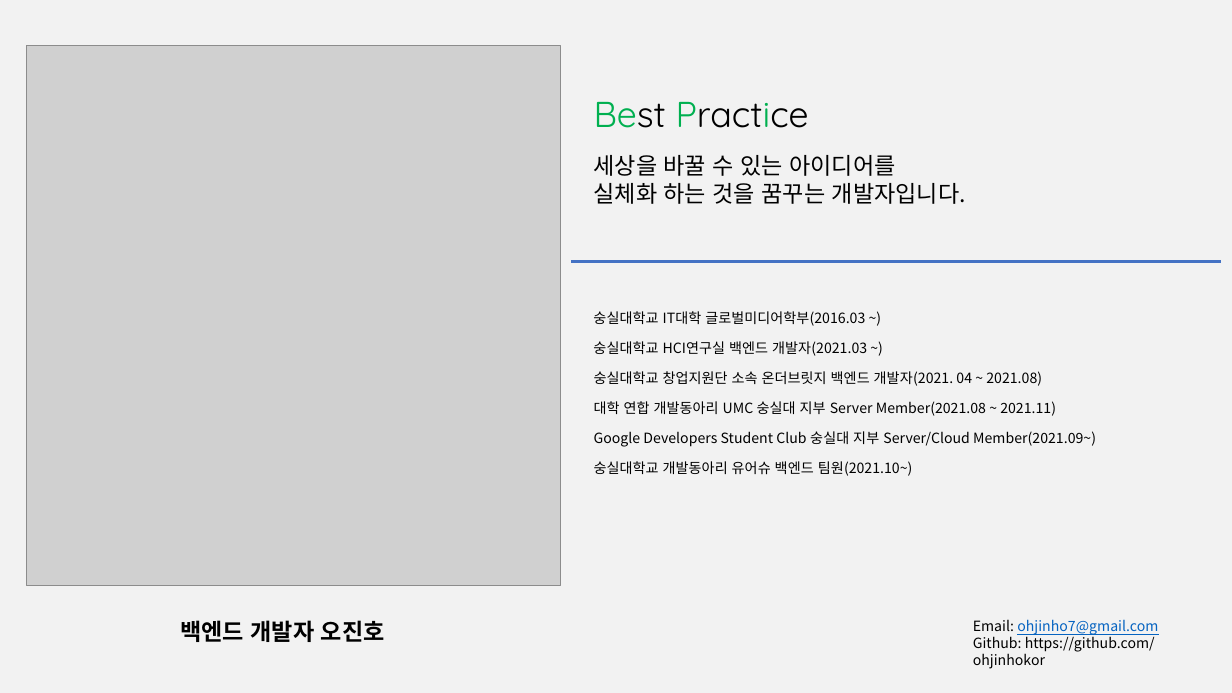
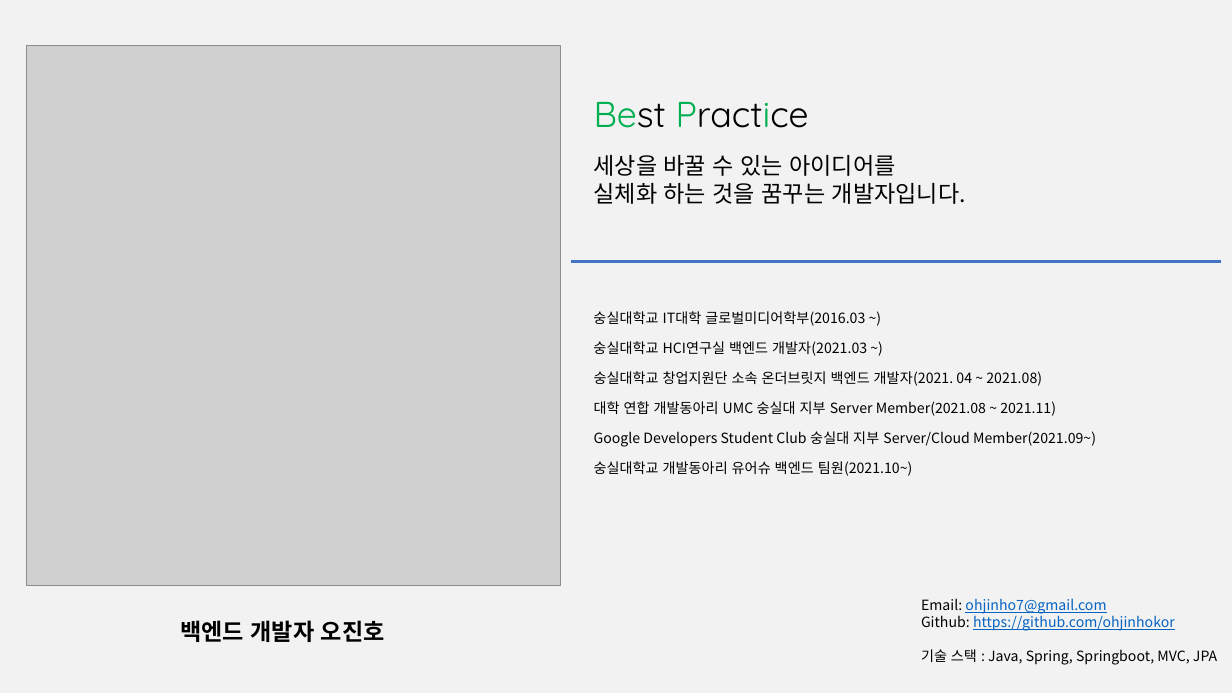
Before and after one commit to ohjinhokor/PortFolio, a slide deck: slide 1 of 오진호 포토폴리오.pptx. Drawn at 1232x693 pixels with LibreOffice and Linux fonts; fonts in the diff are those of the drawing; grey boxes stand for pictures. Boxes give left, top, right and bottom in pixels: in the first picture for what was removed or moved away, otherwise in the second. Text is boxed around its words. In the diff, an @@ line names an element or a change of style, - is before the commit and + after.

```diff
--- a/오진호 포토폴리오.pptx
+++ b/오진호 포토폴리오.pptx
@@ text "Email: ohjinho7@gmail.com": place and size @@
-text "Email: ohjinho7@gmail.com" at [973,619,1158,669]
+text "Email: ohjinho7@gmail.com" at [921,598,1217,665]
@@ text at [921,613,1175,631]: text colour #000000 to #0563C1, underline on in "https://github.com/ohjinhokor" @@
@@ text at [921,649,1217,665]: paragraph added @@
+기술 스택 : Java, Spring, Springboot, MVC, JPA
```
Also in this commit, not shown: 1 slide added, 1 slide removed, 1 other file.
